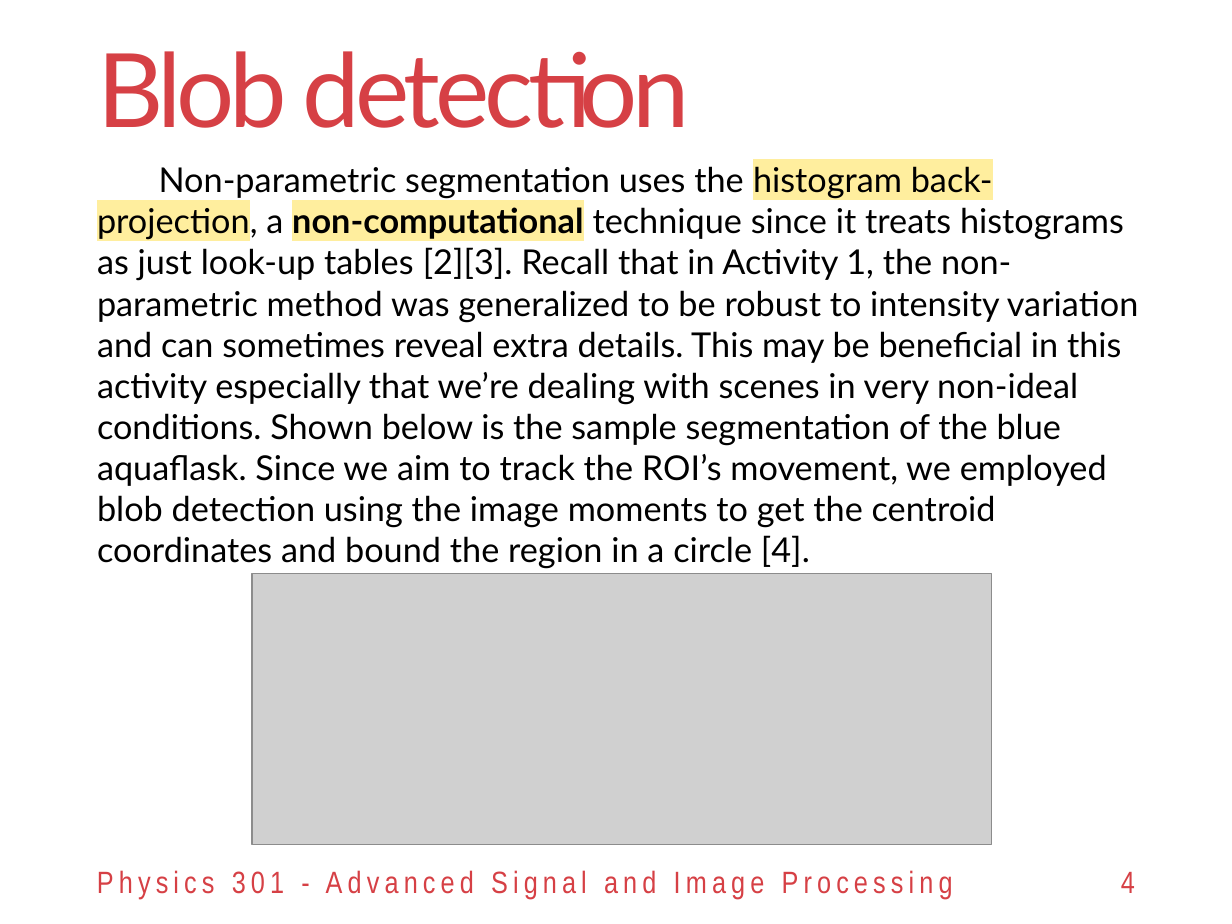
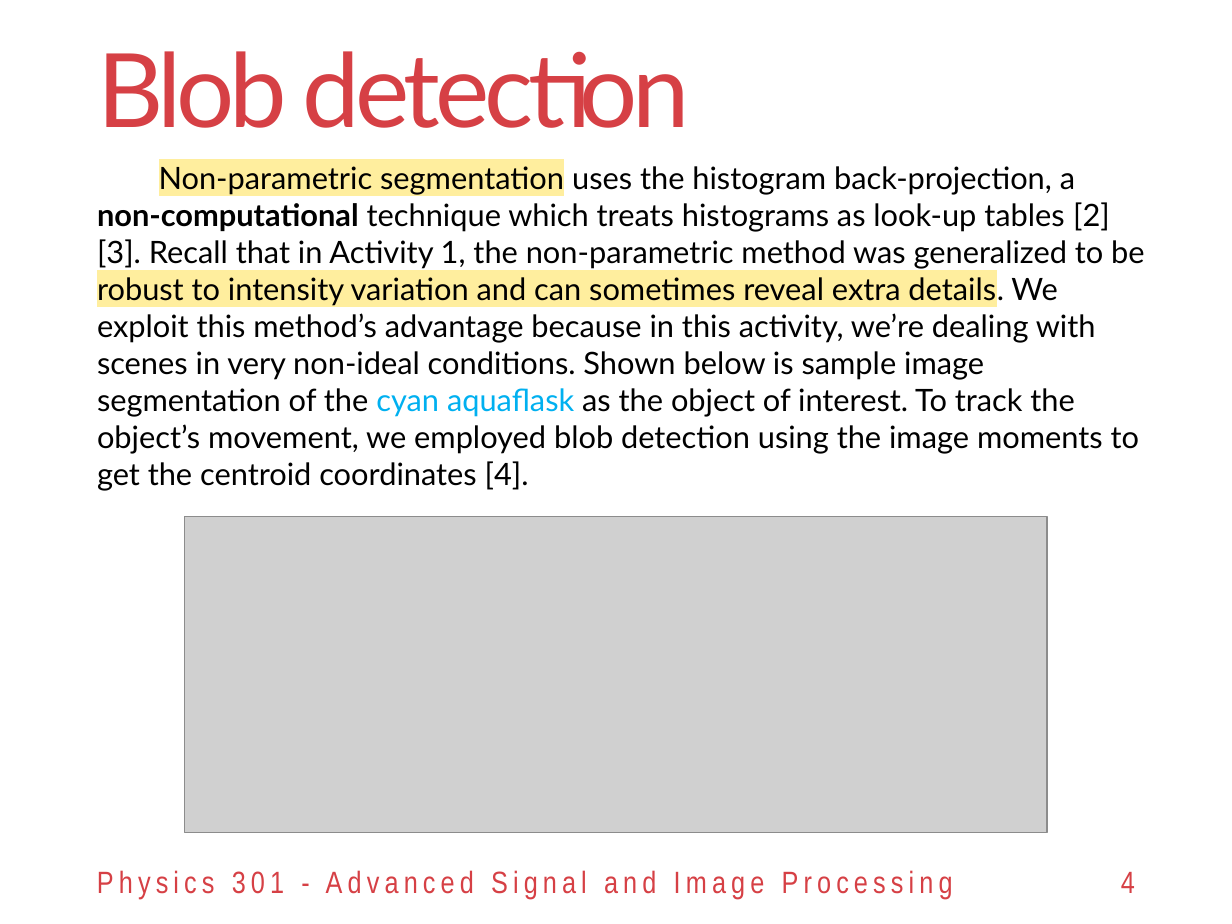
Before and after one commit to reneprincipejr/Physics-301, a slide deck: slide 4 of 05 Video Processing/Activity 5 - Video Processing.pptx. Drawn at 1232x924 pixels with LibreOffice and Linux fonts; fonts in the diff are those of the drawing; grey boxes stand for pictures; background and template pictures are left out. Boxes give left, top, right and bottom in pixels: in the first picture for what was removed or moved away, otherwise in the second. Text is boxed around its words. In the diff, an @@ line names an element or a change of style, - is before the commit and + after.

Commit message:
Finished Activity 5 report

```diff
--- a/05 Video Processing/Activity 5 - Video Processing.pptx
+++ b/05 Video Processing/Activity 5 - Video Processing.pptx
@@ text at [97,166,1145,491]: text changed; size 20 to 18 pt @@
-Non-parametric segmentation uses the histogram back-projection, a non-computational technique since it treats histograms as just look-up tables [2][3]. Recall that in Activity 1, the non-parametric method was generalized to be robust to intensity variation and can sometimes reveal extra details. This may be beneficial in this activity especially that we’re dealing with scenes in very non-ideal conditions. Shown below is the sample segmentation of the blue aquaflask. Since we aim to track the ROI’s movement, we employed blob detection using the image moments to get the centroid coordinates and bound the region in a circle [4].
+Non-parametric segmentation uses the histogram back-projection, a non-computational technique which treats histograms as look-up tables [2][3]. Recall that in Activity 1, the non-parametric method was generalized to be robust to intensity variation and can sometimes reveal extra details. We exploit this method’s advantage because in this activity, we’re dealing with scenes in very non-ideal conditions. Shown below is sample image segmentation of the cyan aquaflask as the object of interest. To track the object’s movement, we employed blob detection using the image moments to get the centroid coordinates [4].
@@ picture: place and size @@
-picture at [253,574,992,845]
+picture at [185,516,1047,832]
```
Also in this commit, not shown: 7 other slides changed.
